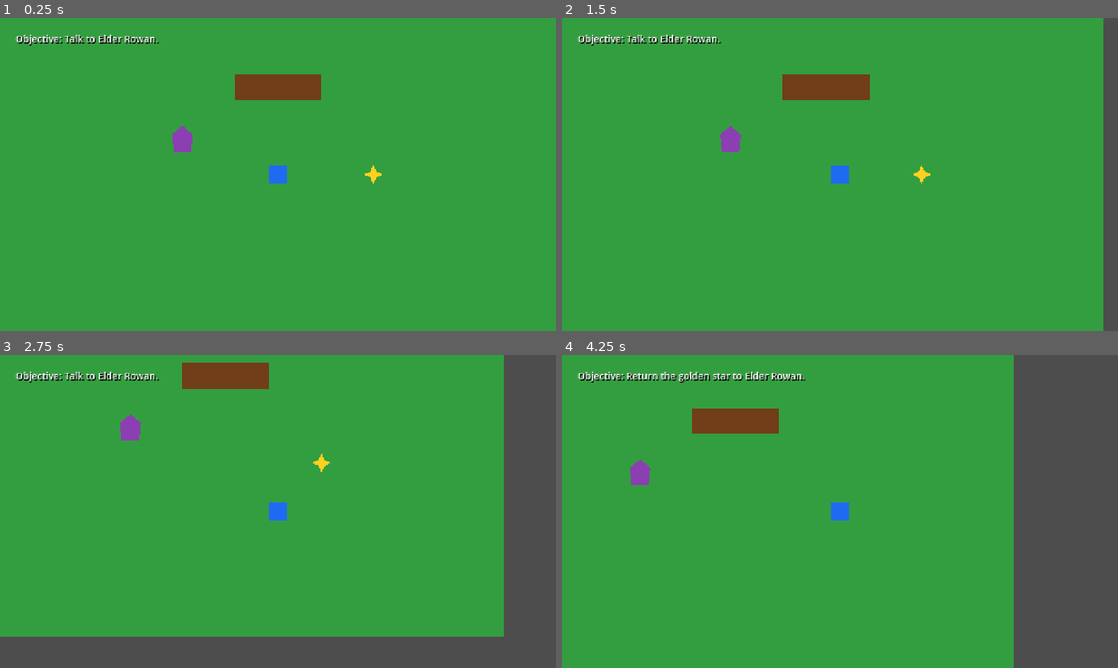
Above: before the commit, frames 1-4 (two rows, left to right).
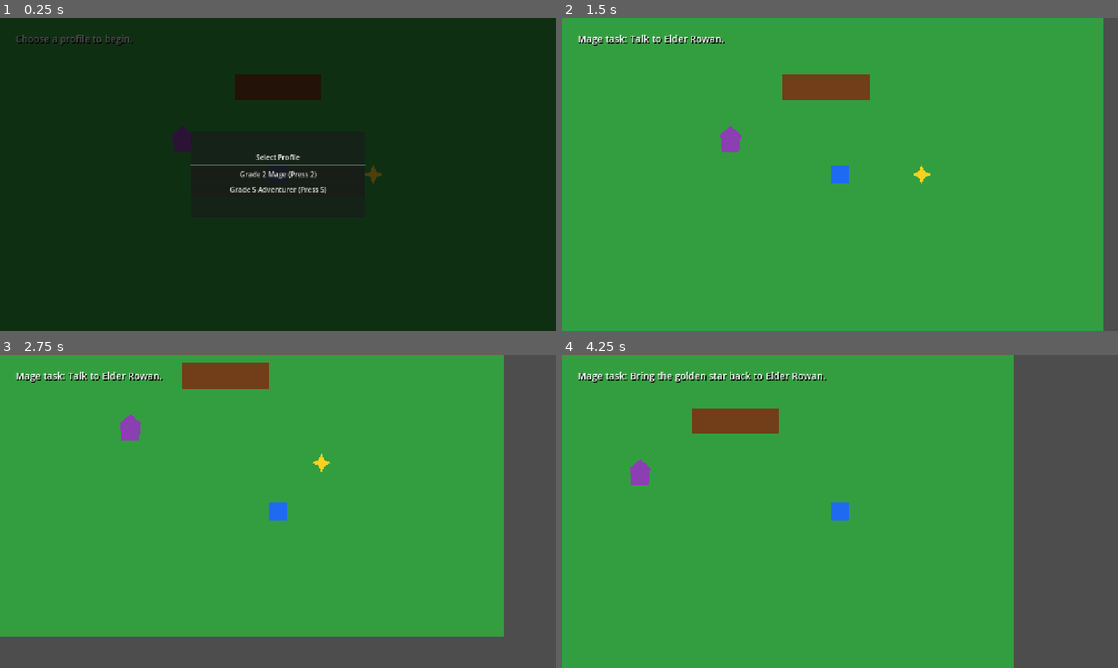
Above: after the commit, the same moments.

Repository: Galashots/Eldoria-Godot
Game: Godot game, scene res://scenes/main/Main.tscn
The game is run twice, just before and just after one commit, with the same random seed, the same clock (stepped at 60 frames per second) and the same inputs.
Inputs (mouse positions are in pixels of both pictures, inside the frame that each line leads up to):
- Up to frame 1 (0.25 s): no input
- Up to frame 2 (1.5 s): click (840, 174) at 0.5 s, where only the run after the commit has a clickable "Grade 2 Mage (Press 2)"; tap Enter at 1.25 s; hold D from 1.28 s (still down); tap 2 at 1.35 s
- Up to frame 3 (2.75 s): tap Space at 1.52, 2.27 s; tap 5 at 1.55, 2.1 s; release D at 2.03 s; hold S from 2.03 s (still down); tap 2 at 2.3 s
- Up to frame 4 (4.25 s): release S at 2.78 s; hold D 2.78-3.53 s; tap 2 at 2.85, 3.8 s; tap 5 at 3.05, 3.6 s; hold W from 3.53 s (still down); tap Space at 3.77 s

The runs differ from the first frame. In frame 1, 100% of the frame differs, in the area x 0-100%, y 0-100%; in frame 2, 0.6%; in frame 3, 0.6%; in frame 4, 0.9%.

Commit message:
feat: Add grade profile selector placeholder
Implements Milestone 4 by adding a profile selector overlay that blocks player movement and interaction until a profile is chosen. The UI allows selection via buttons or '2' and '5' keys. Updates GameState, HUD, and Elder interactions to be profile-aware. Updates documentation.

Co-authored-by: Galashots <156491022+Galashots@users.noreply.github.com>

Diff:
--- a/scenes/main/Main.tscn
+++ b/scenes/main/Main.tscn
@@ -5,6 +5,7 @@
 [ext_resource type="PackedScene" path="res://scenes/items/Collectible.tscn" id="3_collectible"]
 [ext_resource type="PackedScene" path="res://scenes/ui/HUD.tscn" id="4_hud"]
 [ext_resource type="PackedScene" path="res://scenes/ui/DialogueBox.tscn" id="5_dialogue"]
+[ext_resource type="PackedScene" path="res://scenes/ui/ProfileSelect.tscn" id="6_profile_select"]
 
 [sub_resource type="RectangleShape2D" id="RectangleShape2D_obstacle"]
 size = Vector2(200, 60)
@@ -40,4 +41,6 @@
 
 [node name="DialogueBox" parent="." instance=ExtResource("5_dialogue")]
 
+[node name="ProfileSelect" parent="." instance=ExtResource("6_profile_select")]
+
 [connection signal="dialogue_requested" from="Elder" to="DialogueBox" method="show_dialogue"]
--- /dev/null
+++ b/scenes/ui/ProfileSelect.tscn
@@ -0,0 +1,48 @@
+[gd_scene load_steps=2 format=3]
+
+[ext_resource type="Script" path="res://scripts/ui/ProfileSelect.gd" id="1_script"]
+
+[node name="ProfileSelect" type="CanvasLayer"]
+layer = 100
+script = ExtResource("1_script")
+
+[node name="ColorRect" type="ColorRect" parent="."]
+anchors_preset = 15
+anchor_right = 1.0
+anchor_bottom = 1.0
+grow_horizontal = 2
+grow_vertical = 2
+color = Color(0, 0, 0, 0.7)
+
+[node name="PanelContainer" type="PanelContainer" parent="."]
+anchors_preset = 8
+anchor_left = 0.5
+anchor_top = 0.5
+anchor_right = 0.5
+anchor_bottom = 0.5
+offset_left = -200.0
+offset_top = -100.0
+offset_right = 200.0
+offset_bottom = 100.0
+grow_horizontal = 2
+grow_vertical = 2
+
+[node name="VBoxContainer" type="VBoxContainer" parent="PanelContainer"]
+layout_mode = 2
+alignment = 1
+
+[node name="Title" type="Label" parent="PanelContainer/VBoxContainer"]
+layout_mode = 2
+text = "Select Profile"
+horizontal_alignment = 1
+
+[node name="HSeparator" type="HSeparator" parent="PanelContainer/VBoxContainer"]
+layout_mode = 2
+
+[node name="MageButton" type="Button" parent="PanelContainer/VBoxContainer"]
+layout_mode = 2
+text = "Grade 2 Mage (Press 2)"
+
+[node name="AdventurerButton" type="Button" parent="PanelContainer/VBoxContainer"]
+layout_mode = 2
+text = "Grade 5 Adventurer (Press 5)"
--- a/scripts/core/GameState.gd
+++ b/scripts/core/GameState.gd
@@ -2,12 +2,17 @@
 
 signal item_added(item_id: String, amount: int)
 signal elder_quest_changed
+signal profile_changed(profile_id: String)
 
 var selected_profile: String = ""
 var player_hp: int = 5
 var collected_items: Dictionary = {}
 var elder_quest_started: bool = false
 var elder_quest_completed: bool = false
+
+func set_selected_profile(profile_id: String) -> void:
+    selected_profile = profile_id
+    profile_changed.emit(profile_id)
 
 func add_item(item_id: String, amount: int = 1) -> void:
     collected_items[item_id] = collected_items.get(item_id, 0) + amount
--- a/scripts/npcs/Elder.gd
+++ b/scripts/npcs/Elder.gd
@@ -13,6 +13,8 @@
     $InteractionArea.body_exited.connect(_on_body_exited)
 
 func _unhandled_input(event: InputEvent) -> void:
+    if GameState.selected_profile == "":
+        return
     if not player_nearby or not event is InputEventKey:
         return
 
@@ -35,11 +37,18 @@
         line = "You found it! The village is grateful."
     else:
         GameState.start_elder_quest()
-        line = "Please find the golden star near the old wall."
+        if GameState.selected_profile == "grade_2_mage":
+            line = "Young mage, can you find the golden star near the wall?"
+        elif GameState.selected_profile == "grade_5_adventurer":
+            line = "Adventurer, recover the golden star near the old wall and return with your findings."
+        else:
+            line = "Please find the golden star near the old wall."
 
     dialogue_requested.emit(display_name, line)
 
 func _on_body_entered(body: Node2D) -> void:
+    if GameState.selected_profile == "":
+        return
     if body is CharacterBody2D:
         player_nearby = true
         interaction_prompt.visible = true
--- a/scripts/player/Player.gd
+++ b/scripts/player/Player.gd
@@ -3,6 +3,10 @@
 @export var speed: float = 160.0
 
 func _physics_process(_delta: float) -> void:
+    if GameState.selected_profile == "":
+        velocity = Vector2.ZERO
+        return
+
     var input_vec := Vector2.ZERO
 
     if Input.is_key_pressed(KEY_A) or Input.is_key_pressed(KEY_LEFT):
--- a/scripts/ui/HUD.gd
+++ b/scripts/ui/HUD.gd
@@ -5,6 +5,7 @@
 func _ready() -> void:
     GameState.item_added.connect(_on_item_added)
     GameState.elder_quest_changed.connect(_on_elder_quest_changed)
+    GameState.profile_changed.connect(_on_profile_changed)
     _update_objective()
 
 func _on_item_added(_item_id: String, _amount: int) -> void:
@@ -13,12 +14,30 @@
 func _on_elder_quest_changed() -> void:
     _update_objective()
 
+func _on_profile_changed(_profile_id: String) -> void:
+    _update_objective()
+
 func _update_objective() -> void:
-    if GameState.elder_quest_completed:
-        objective_label.text = "Objective complete: The golden star was returned!"
-    elif GameState.has_item("golden_star"):
-        objective_label.text = "Objective: Return the golden star to Elder Rowan."
-    elif GameState.elder_quest_started:
-        objective_label.text = "Objective: Find the golden star near the old wall."
-    else:
-        objective_label.text = "Objective: Talk to Elder Rowan."
+    var profile := GameState.selected_profile
+    if profile == "":
+        objective_label.text = "Choose a profile to begin."
+        return
+
+    if profile == "grade_2_mage":
+        if GameState.elder_quest_completed:
+            objective_label.text = "Mage task complete: Golden star returned!"
+        elif GameState.has_item("golden_star"):
+            objective_label.text = "Mage task: Bring the golden star back to Elder Rowan."
+        elif GameState.elder_quest_started:
+            objective_label.text = "Mage task: Find the golden star near the wall."
+        else:
+            objective_label.text = "Mage task: Talk to Elder Rowan."
+    elif profile == "grade_5_adventurer":
+        if GameState.elder_quest_completed:
+            objective_label.text = "Adventurer task complete: Golden star recovered and reported."
+        elif GameState.has_item("golden_star"):
+            objective_label.text = "Adventurer task: Return the recovered golden star to Elder Rowan."
+        elif GameState.elder_quest_started:
+            objective_label.text = "Adventurer task: Retrieve the golden star near the old wall and report back."
+        else:
+            objective_label.text = "Adventurer task: Report to Elder Rowan."
--- /dev/null
+++ b/scripts/ui/ProfileSelect.gd
@@ -0,0 +1,31 @@
+extends CanvasLayer
+
+func _ready() -> void:
+    $PanelContainer/VBoxContainer/MageButton.pressed.connect(_on_mage_pressed)
+    $PanelContainer/VBoxContainer/AdventurerButton.pressed.connect(_on_adventurer_pressed)
+
+    # Hide if already selected (just in case)
+    if GameState.selected_profile != "":
+        queue_free()
+
+func _unhandled_input(event: InputEvent) -> void:
+    if GameState.selected_profile != "":
+        return
+
+    if event is InputEventKey:
+        var key_event := event as InputEventKey
+        if key_event.pressed and not key_event.echo:
+            if key_event.keycode == KEY_2 or key_event.physical_keycode == KEY_2:
+                _on_mage_pressed()
+                get_viewport().set_input_as_handled()
+            elif key_event.keycode == KEY_5 or key_event.physical_keycode == KEY_5:
+                _on_adventurer_pressed()
+                get_viewport().set_input_as_handled()
+
+func _on_mage_pressed() -> void:
+    GameState.set_selected_profile("grade_2_mage")
+    queue_free()
+
+func _on_adventurer_pressed() -> void:
+    GameState.set_selected_profile("grade_5_adventurer")
+    queue_free()
Not shown, changed: docs/CURRENT_STATE.md
Not shown, changed: docs/agent-workflow/MANUAL_TEST_CHECKLIST.md
